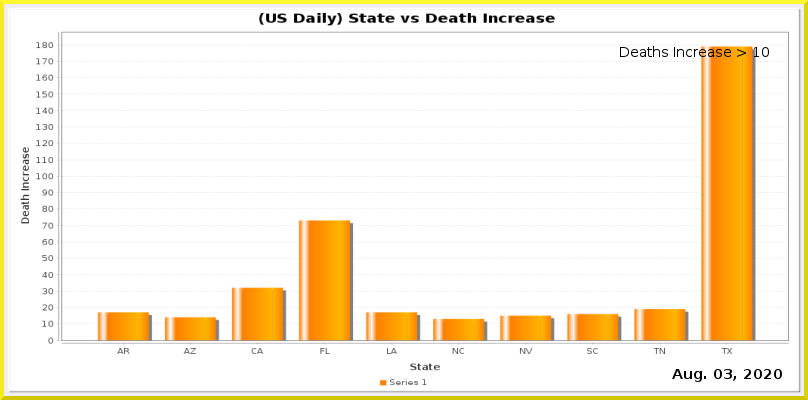
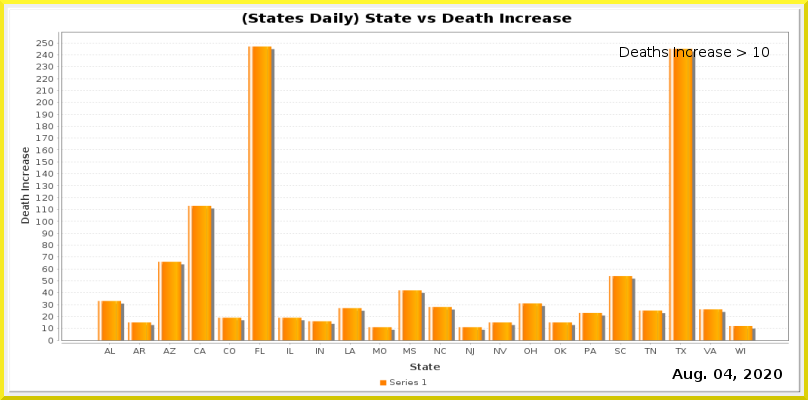
The second 808x400 image is a revision of the first. Changes to its layers:
painted on "Current Date" over [724, 369, 732, 379]
painted on "Date_vs_TestIncrease.png" over [36, 12, 789, 356]
